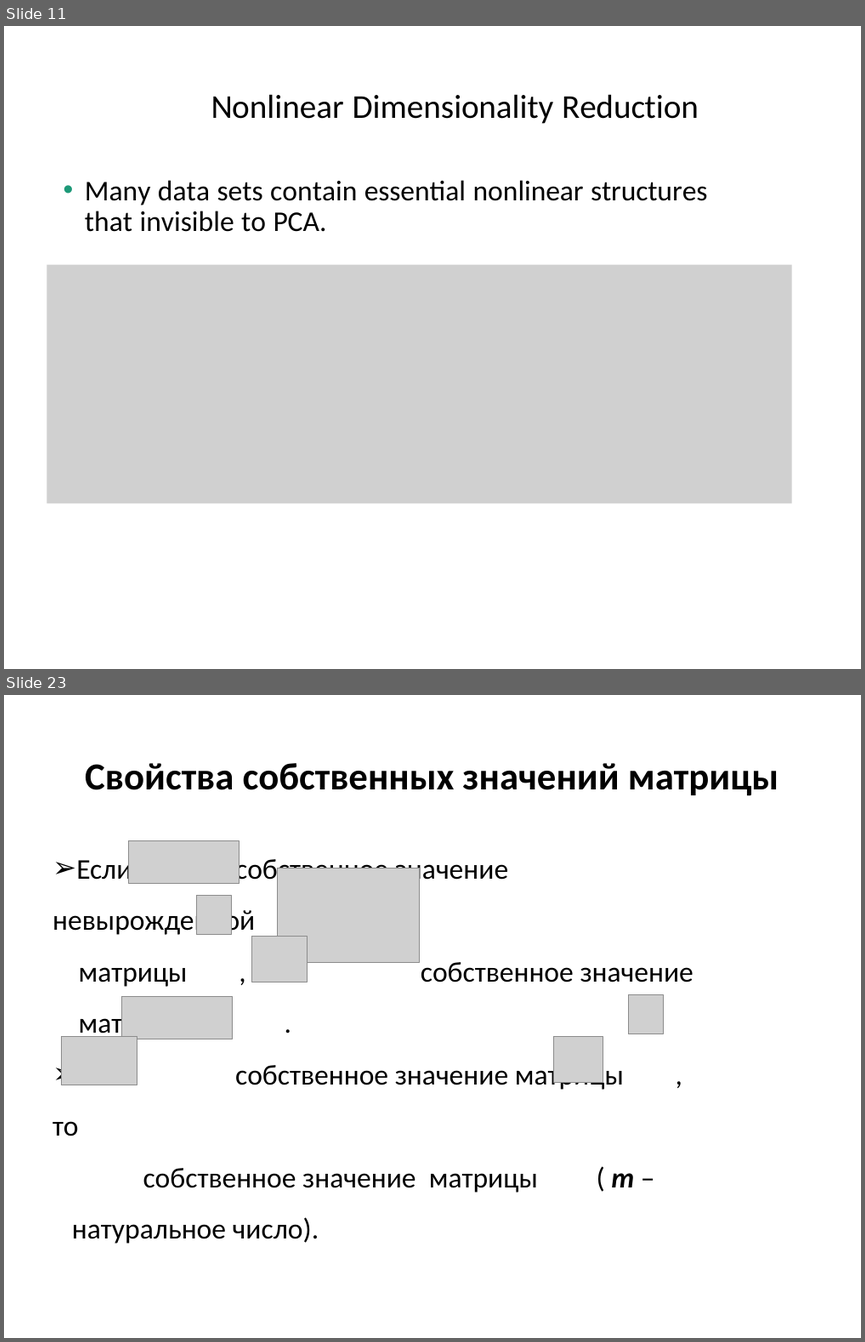
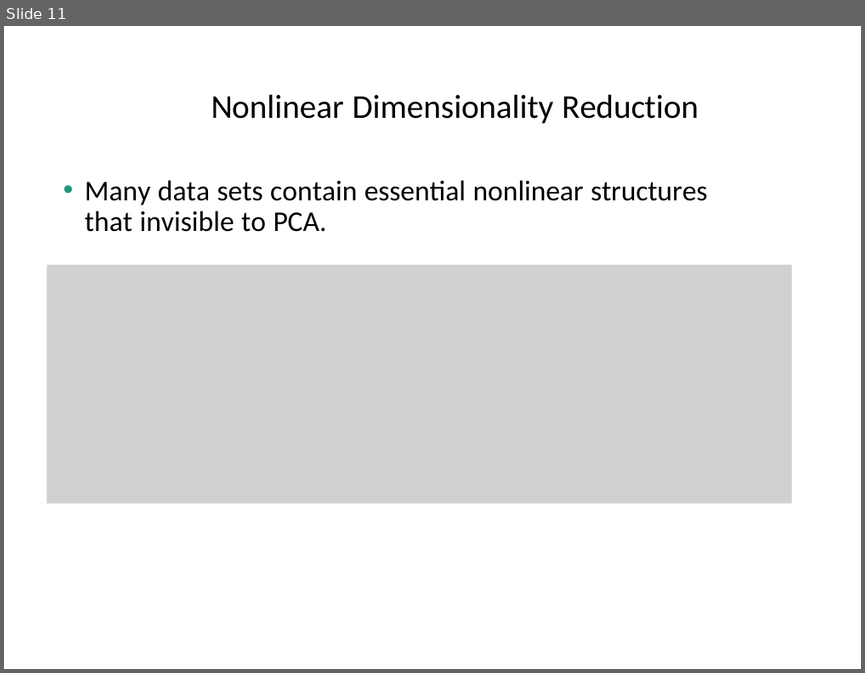
Before and after one commit to a-vodka/dv, a slide deck: dv-lec9-dim-reduc-PCA+SVD.pptx. Shown one above the other, each under a label of ours: slides 11 and 23 before the commit, slide 11 after it; the slides between them are not shown. The pictures are 865x1342 and 865x673 pixels, drawn with LibreOffice and Linux fonts; fonts in the diff are those of the drawing; grey boxes stand for pictures; background and template pictures are left out. Boxes give left, top, right and bottom in pixels: in the first picture for what was removed or moved away, otherwise in the second. Text is boxed around its words. In the diff, an @@ line names an element or a change of style, - is before the commit and + after.

```diff
--- a/dv-lec9-dim-reduc-PCA+SVD.pptx
+++ b/dv-lec9-dim-reduc-PCA+SVD.pptx
@@ slide 23 removed at (x1=4, y1=695, x2=861, y2=1338), background picture (left out) @@
@@ title removed at (x1=85, y1=763, x2=778, y2=796) @@
-Свойства собственных значений матрицы
@@ picture removed at (x1=129, y1=840, x2=239, y2=884) @@
@@ text removed at (x1=52, y1=855, x2=693, y2=1243) @@
-➢ Если собственное значение невырожденной
-матрицы , то собственное значение
-матрицы .
-➢ Если собственное значение матрицы , то
-собственное значение матрицы ( m –
-натуральное число).
@@ picture removed at (x1=278, y1=868, x2=420, y2=962) @@
@@ picture removed at (x1=196, y1=895, x2=231, y2=934) @@
@@ picture removed at (x1=251, y1=936, x2=307, y2=981) @@
@@ picture removed at (x1=122, y1=997, x2=233, y2=1039) @@
@@ picture removed at (x1=628, y1=995, x2=663, y2=1034) @@
@@ picture removed at (x1=62, y1=1037, x2=137, y2=1086) @@
@@ picture removed at (x1=554, y1=1037, x2=604, y2=1083) @@
```
Also in this commit, not shown: 5 slides changed, 17 slides added, 16 other slides removed, 11 other files.
